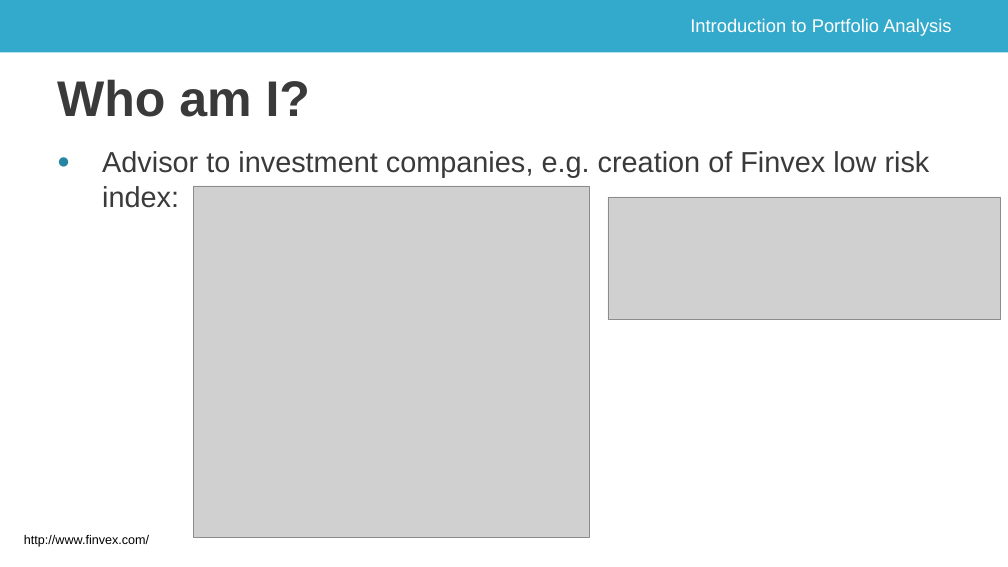
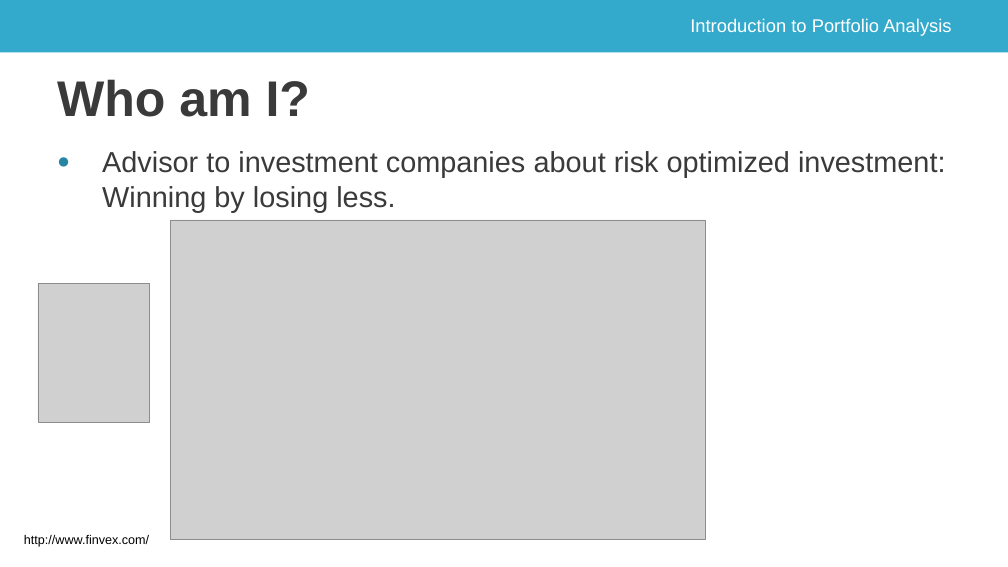
Before and after one commit to saciestudio/courses-intro-portfolio-analysis, a slide deck: slide 4 of scripts/ch_1_video_1.pptx. Drawn at 1008x567 pixels with LibreOffice and Linux fonts; fonts in the diff are those of the drawing; grey boxes stand for pictures; background and template pictures are left out. Boxes give left, top, right and bottom in pixels: in the first picture for what was removed or moved away, otherwise in the second. Text is boxed around its words. In the diff, an @@ line names an element or a change of style, - is before the commit and + after.

```diff
--- a/scripts/ch_1_video_1.pptx
+++ b/scripts/ch_1_video_1.pptx
@@ text at (102, 151, 946, 212): text changed @@
-● Advisor to investment companies, e.g. creation of Finvex low risk index:
+● Advisor to investment companies about risk optimized investment: Winning by losing less.
@@ picture removed at (608, 197, 1000, 320) @@
@@ picture: place and size @@
-picture at (193, 186, 589, 537)
+picture at (170, 220, 706, 539)
@@ picture added at (38, 283, 149, 422) @@
```
Also in this commit, not shown: 2 other slides changed.
